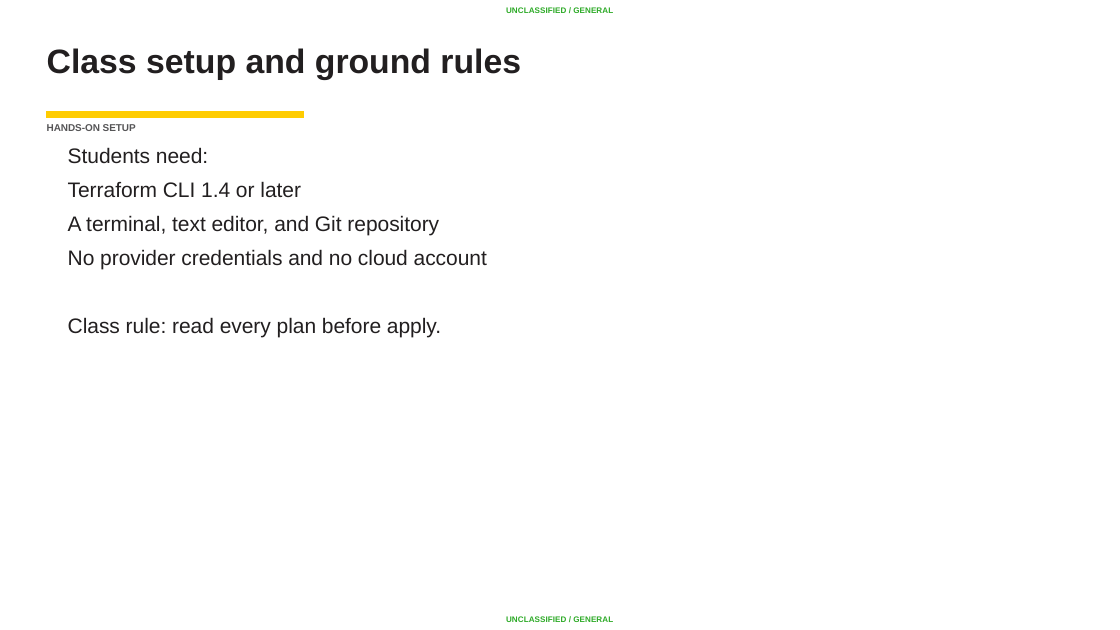
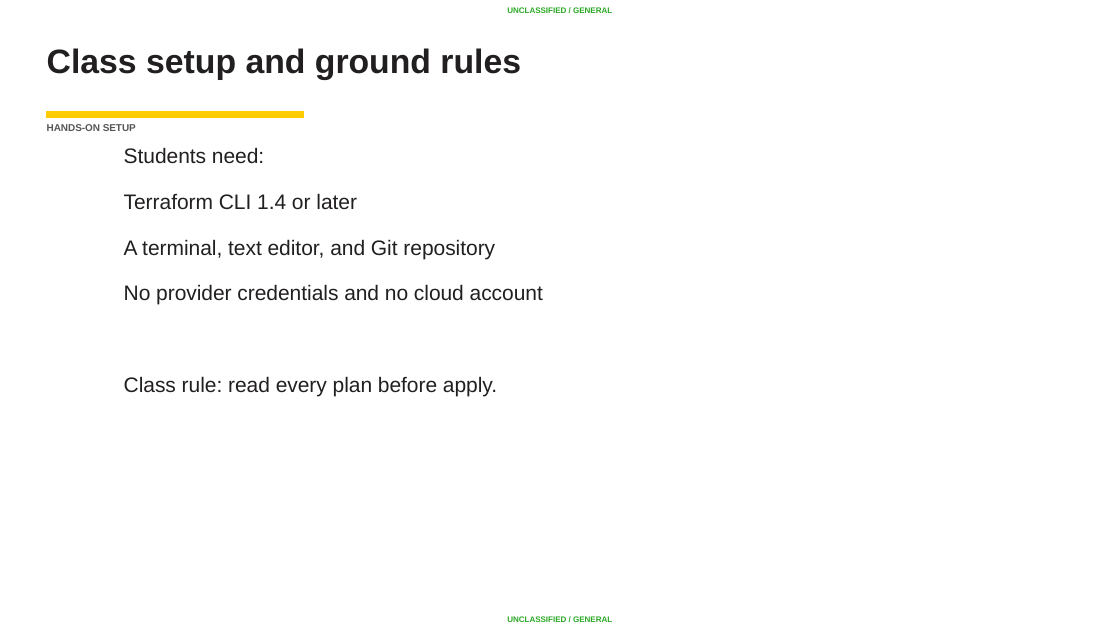
Before and after one commit to AC-Fab/summer-course, a slide deck: slide 26 of DevOps/Lesson 04-05 - CICD and Terraform/CI-CD-Terraform-back-to-back-class.pptx (slide 28 before the commit). Drawn at 1120x630 pixels with LibreOffice and Linux fonts; fonts in the diff are those of the drawing; background and template pictures are left out. Boxes give left, top, right and bottom in pixels: in the first picture for what was removed or moved away, otherwise in the second. Text is boxed around its words. In the diff, an @@ line names an element or a change of style, - is before the commit and + after.

```diff
--- a/DevOps/Lesson 04-05 - CICD and Terraform/CI-CD-Terraform-back-to-back-class.pptx
+++ b/DevOps/Lesson 04-05 - CICD and Terraform/CI-CD-Terraform-back-to-back-class.pptx
@@ text "Students need:" at bbox=[124, 147, 543, 396]: indent changed; more space between paragraphs @@
```
Also in this commit, not shown: 26 other slides changed, 4 slides added, 1 slide removed.
